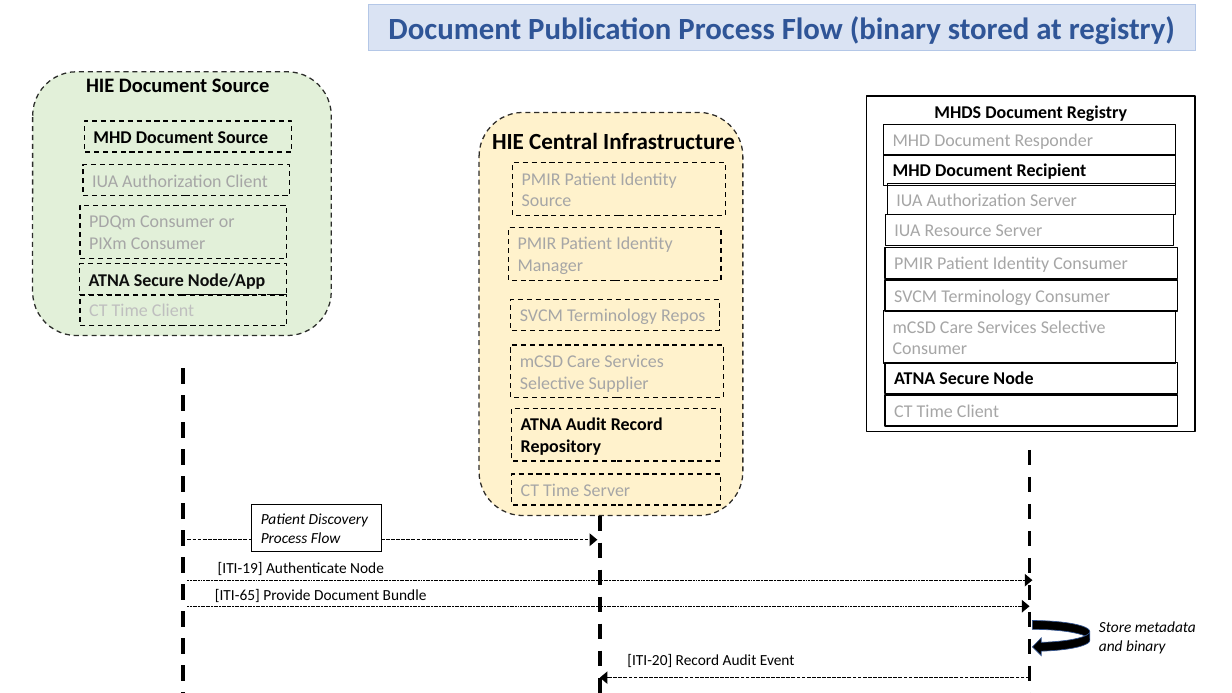
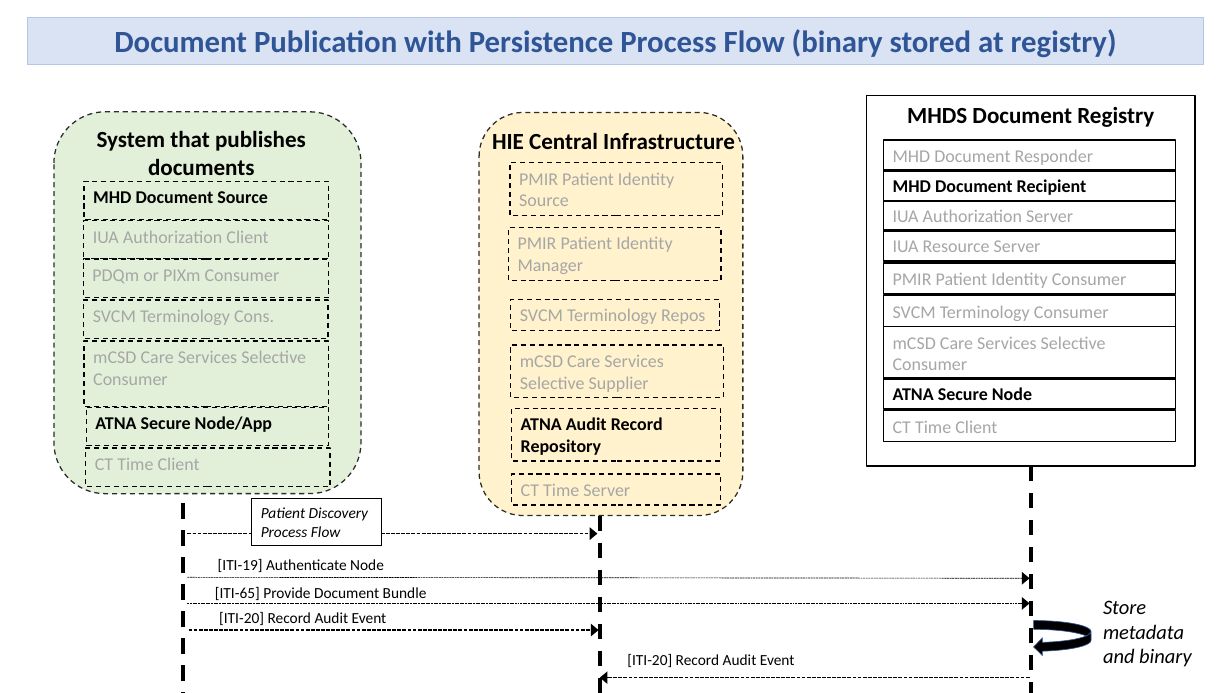
Before and after one commit to IHE/IT-Infrastructure, a slide deck: slide 3 of MHDS/MHDS-alt-actorDiagram-and-processFlows.pptx. Drawn at 1232x693 pixels with LibreOffice and Linux fonts; fonts in the diff are those of the drawing. Boxes give left, top, right and bottom in pixels: in the first picture for what was removed or moved away, otherwise in the second. Text is boxed around its words. In the diff, an @@ line names an element or a change of style, - is before the commit and + after.

```diff
--- a/MHDS/MHDS-alt-actorDiagram-and-processFlows.pptx
+++ b/MHDS/MHDS-alt-actorDiagram-and-processFlows.pptx
@@ rectangle "Document Publication with Persistence Process ...": place and size @@
-rectangle "Document Publication with Persistence Process ..." at bbox=[369, 4, 1195, 50]
+rectangle "Document Publication with Persistence Process ..." at bbox=[28, 18, 1203, 64]
@@ text in rectangle at bbox=[114, 29, 1117, 57]: text changed @@
-Document Publication Process Flow (binary stored at registry)
+Document Publication with Persistence Process Flow (binary stored at registry)
@@ text removed at bbox=[86, 78, 270, 92] @@
-HIE Document Source
@@ rounded rectangle: place and size @@
-rounded rectangle at bbox=[32, 72, 331, 335]
+rounded rectangle at bbox=[54, 112, 360, 494]
@@ rectangle "MHDS Document Registry": place and size @@
-rectangle "MHDS Document Registry" at bbox=[867, 96, 1195, 433]
+rectangle "MHDS Document Registry" at bbox=[867, 96, 1195, 467]
@@ rectangle "MHDS Document Registry" at bbox=[867, 96, 1195, 467]: size 14 to 18 pt @@
@@ text added at bbox=[97, 130, 306, 175], 18 pt, text #000000, bold @@
+System that publishes documents
@@ rectangle "MHD Document Source": place and size @@
-rectangle "MHD Document Source" at bbox=[84, 121, 292, 152]
+rectangle "MHD Document Source" at bbox=[84, 181, 329, 220]
@@ rectangle "IUA Authorization Server": place and size @@
-rectangle "IUA Authorization Server" at bbox=[887, 184, 1176, 215]
+rectangle "IUA Authorization Server" at bbox=[884, 201, 1176, 232]
@@ rectangle "IUA Authorization Client": place and size @@
-rectangle "IUA Authorization Client" at bbox=[83, 165, 290, 196]
+rectangle "IUA Authorization Client" at bbox=[84, 221, 329, 260]
@@ 8 rectangles: place and size @@
-8 rectangles at bbox=[884, 125, 1177, 427]
+8 rectangles at bbox=[884, 140, 1176, 442]
@@ rectangle "PDQm or PIXm Consumer": place and size @@
-rectangle "PDQm or PIXm Consumer" at bbox=[80, 205, 287, 258]
+rectangle "PDQm or PIXm Consumer" at bbox=[83, 259, 329, 298]
@@ text in rectangle at bbox=[92, 269, 280, 283]: text changed @@
-PDQm Consumer or
-PIXm Consumer
+PDQm or PIXm Consumer
@@ rectangle added at bbox=[84, 300, 329, 339], outline #000000 1 pt dashed, 14 pt, text #A6A6A6 @@
+SVCM Terminology Cons.
@@ rectangle added at bbox=[84, 341, 329, 407], outline #000000 1 pt dashed, 14 pt, text #A6A6A6 @@
+mCSD Care Services Selective Consumer
@@ rectangle "ATNA Secure Node/App": place and size @@
-rectangle "ATNA Secure Node/App" at bbox=[79, 264, 287, 296]
+rectangle "ATNA Secure Node/App" at bbox=[86, 408, 328, 446]
@@ rectangle "ATNA Secure Node/App" at bbox=[86, 408, 328, 446]: text colour #0D0D0D to #000000 @@
@@ rectangle "CT Time Client": place and size @@
-rectangle "CT Time Client" at bbox=[80, 295, 287, 326]
+rectangle "CT Time Client" at bbox=[86, 448, 331, 487]
@@ rectangle "CT Time Client" at bbox=[86, 448, 331, 487]: text colour #BFBFBF to #A6A6A6 @@
@@ line moved from (1030, 450) - (1030, 693) to (1031, 466) - (1031, 693) @@
@@ rectangle "Patient Discovery": place and size @@
-rectangle "Patient Discovery" at bbox=[251, 505, 381, 551]
+rectangle "Patient Discovery" at bbox=[251, 499, 381, 545]
@@ arrow moved from (188, 540) - (598, 540) to (188, 534) - (598, 534) @@
@@ text "Store metadata and binary": place and size @@
-text "Store metadata and binary" at bbox=[1099, 621, 1196, 654]
+text "Store metadata and binary" at bbox=[1103, 600, 1192, 667]
@@ text "Store metadata and binary" at bbox=[1103, 600, 1192, 667]: size 12 to 16 pt @@
@@ text added at bbox=[219, 612, 387, 625], 12 pt, text #000000 @@
+[ITI-20] Record Audit Event
@@ arrow added from (189, 630) to (599, 630), #000000 1 pt dashed @@
```
Also in this commit, not shown: 5 other slides changed, 2 slides added, 4 other files.
